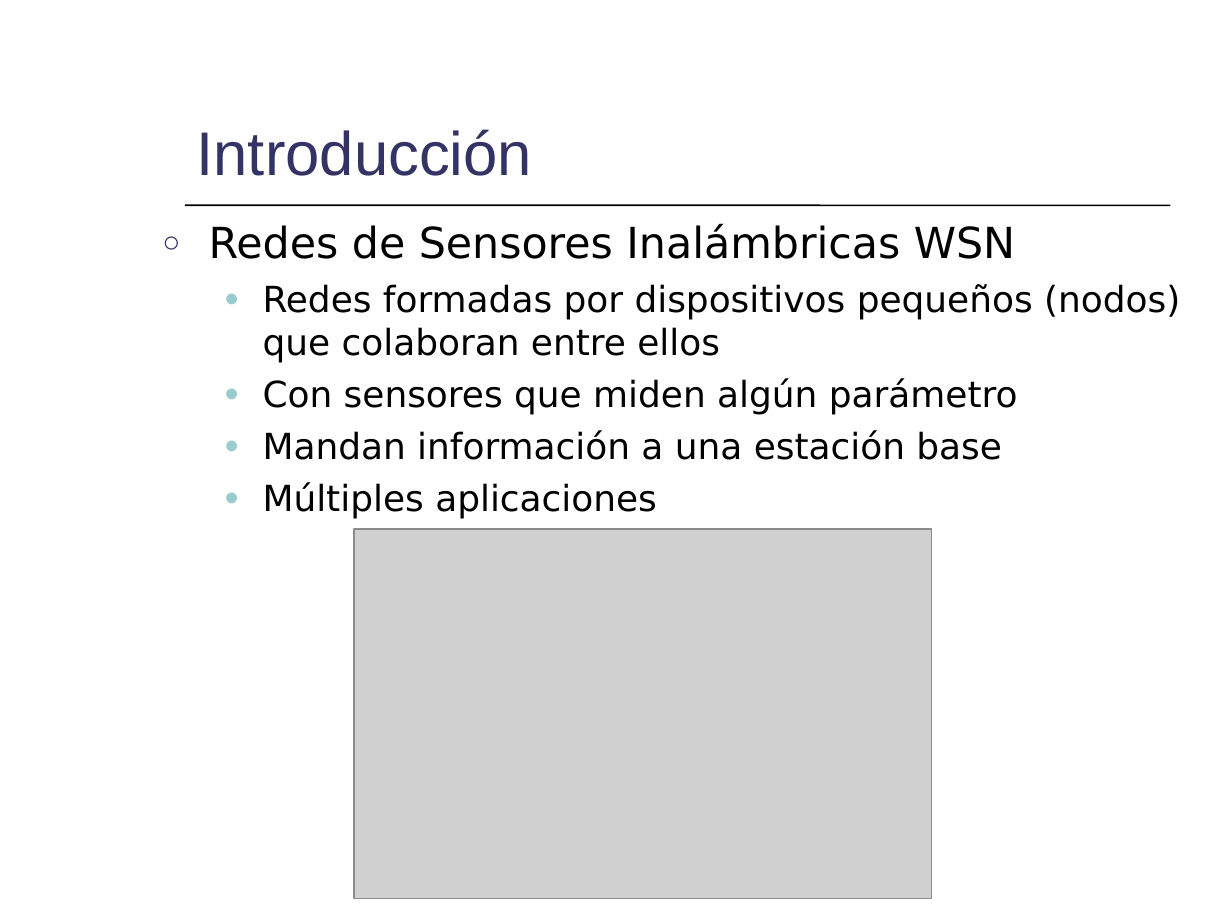
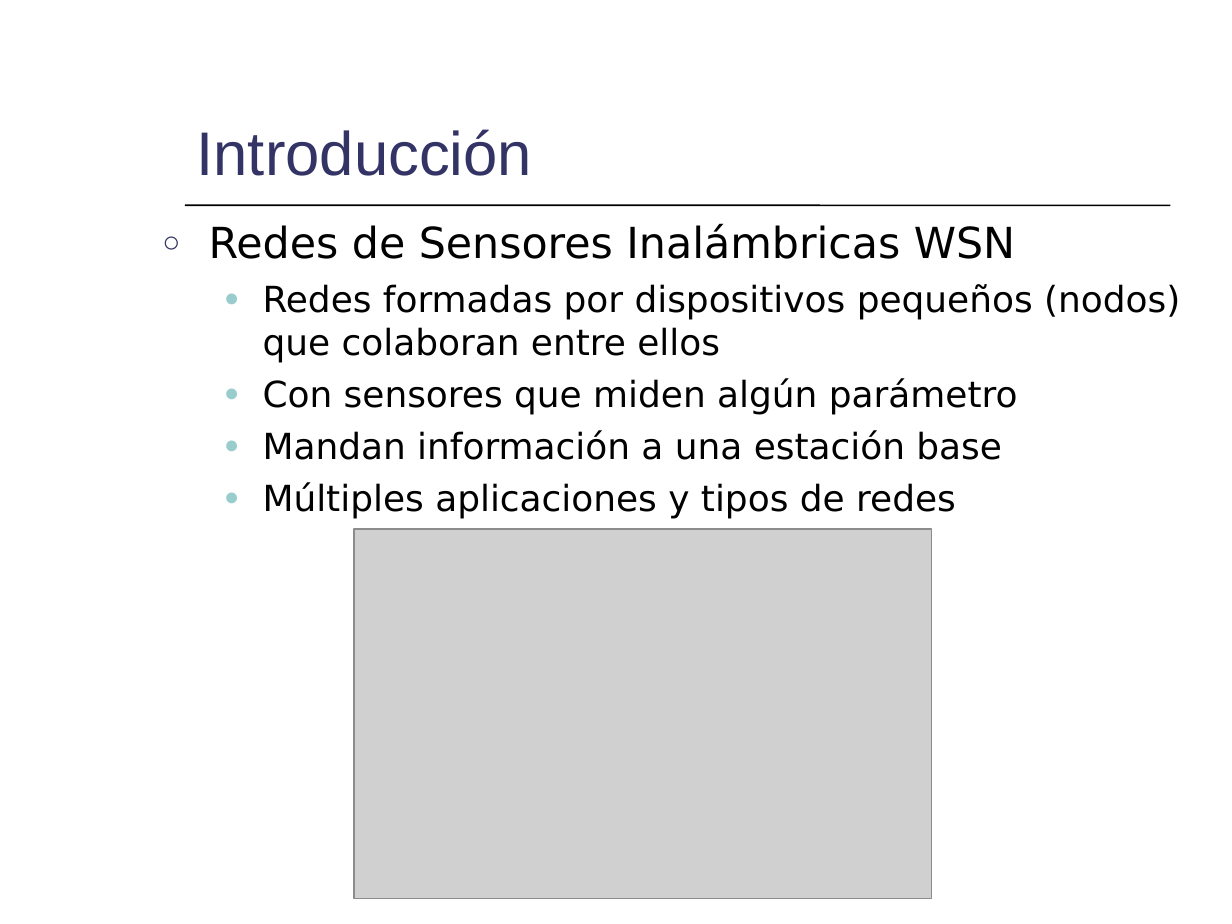
Before and after one commit to mmja/redsensores, a slide deck: slide 2 of Memoria/Consumo.ppt. Drawn at 1232x924 pixels with LibreOffice and Linux fonts; fonts in the diff are those of the drawing; grey boxes stand for pictures. Boxes give left, top, right and bottom in pixels: in the first picture for what was removed or moved away, otherwise in the second. Text is boxed around its words. In the diff, an @@ line names an element or a change of style, - is before the commit and + after.

```diff
--- a/Memoria/Consumo.ppt
+++ b/Memoria/Consumo.ppt
@@ text at box(263, 482, 956, 519): text changed @@
-  ● Múltiples aplicaciones
+  ● Múltiples aplicaciones y tipos de redes
```
Also in this commit, not shown: 5 other slides changed, 1 slide added.
